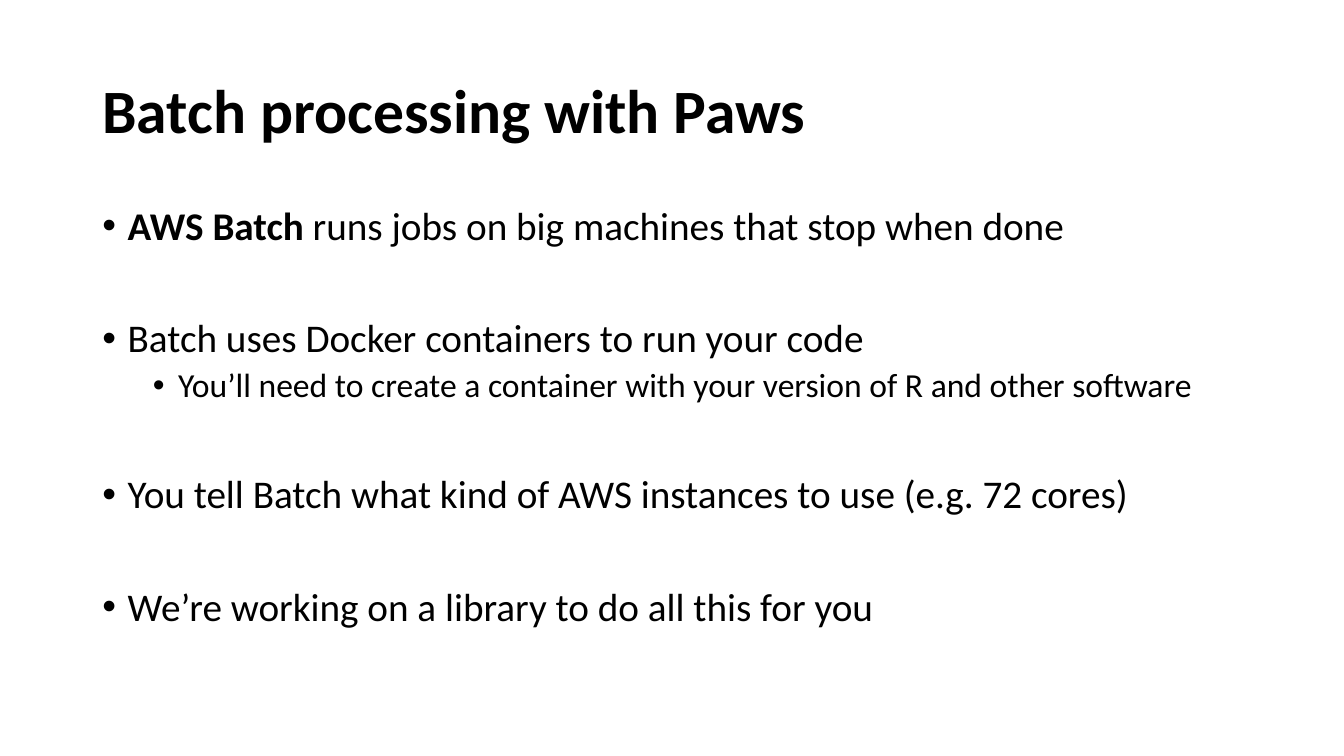
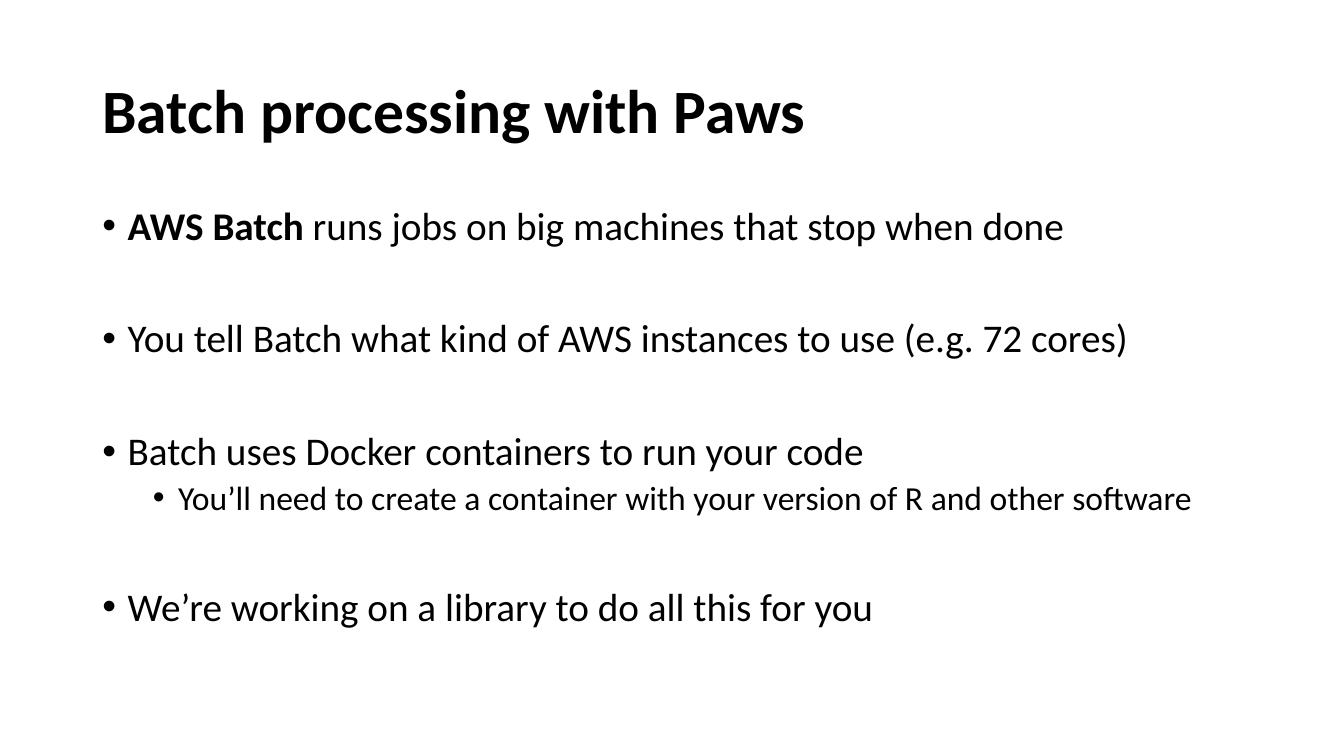
Before and after one commit to davidkretch/paws_gasp_2019, a slide deck: slide 7 of Paws - An R Package for Amazon Web Services.pptx. Drawn at 1344x756 pixels with LibreOffice and Linux fonts; fonts in the diff are those of the drawing. Boxes give left, top, right and bottom in pixels: in the first picture for what was removed or moved away, otherwise in the second. Text is boxed around its words. In the diff, an @@ line names an element or a change of style, - is before the commit and + after.

Commit message:
Update presentation

```diff
--- a/Paws - An R Package for Amazon Web Services.pptx
+++ b/Paws - An R Package for Amazon Web Services.pptx
@@ text at (x1=128, y1=323, x2=1128, y2=359): paragraph added @@
+• You tell Batch what kind of AWS instances to use (e.g. 72 cores)
@@ text at (x1=128, y1=479, x2=1128, y2=515): paragraph removed @@
-• You tell Batch what kind of AWS instances to use (e.g. 72 cores)
```
Also in this commit, not shown: 1 other file.
